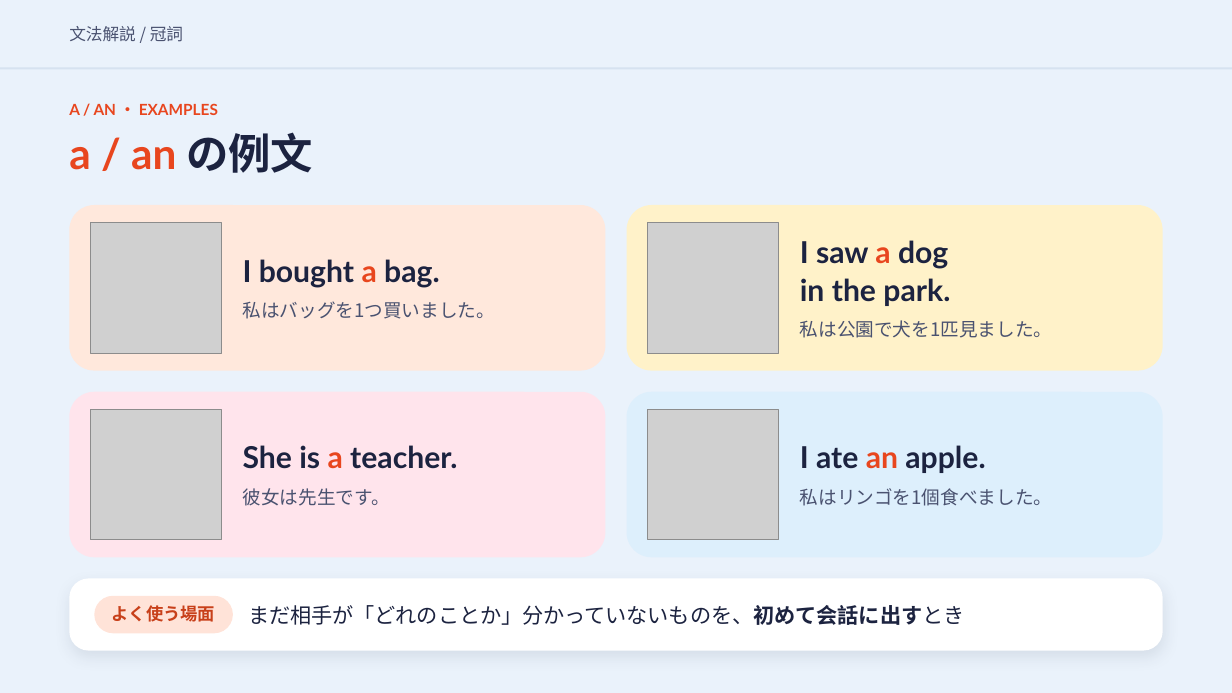
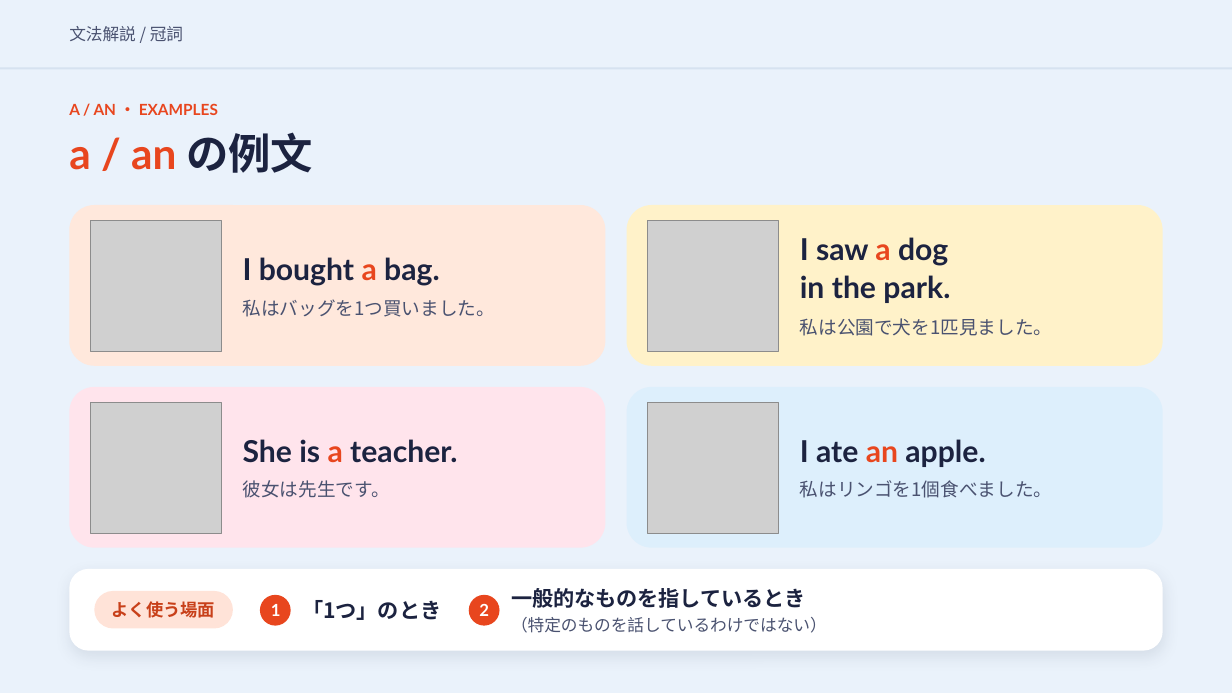
Before and after one commit to hinakajisaki-dev/hina-english, a slide deck: slide 5 of matome/a-the/a-the-slides.pptx. Drawn at 1232x693 pixels with LibreOffice and Linux fonts; fonts in the diff are those of the drawing; grey boxes stand for pictures. Boxes give left, top, right and bottom in pixels: in the first picture for what was removed or moved away, otherwise in the second. Text is boxed around its words. In the diff, an @@ line names an element or a change of style, - is before the commit and + after.

```diff
--- a/matome/a-the/a-the-slides.pptx
+++ b/matome/a-the/a-the-slides.pptx
@@ rounded rectangle resized from (x1=69, y1=205, x2=605, y2=371) to (x1=69, y1=205, x2=605, y2=366) @@
@@ rounded rectangle resized from (x1=627, y1=205, x2=1163, y2=371) to (x1=627, y1=205, x2=1163, y2=366) @@
@@ rounded rectangle resized from (x1=69, y1=392, x2=605, y2=557) to (x1=69, y1=387, x2=605, y2=548) @@
@@ proportions changed in 5 elements at (x1=69, y1=205, x2=605, y2=366), (x1=627, y1=205, x2=1163, y2=366), (x1=69, y1=569, x2=1163, y2=652), (x1=69, y1=387, x2=605, y2=548), (x1=627, y1=387, x2=1163, y2=548) @@
@@ rounded rectangle resized from (x1=627, y1=392, x2=1163, y2=557) to (x1=627, y1=387, x2=1163, y2=548) @@
@@ rounded rectangle resized from (x1=69, y1=579, x2=1163, y2=651) to (x1=69, y1=569, x2=1163, y2=652) @@
@@ 5 texts, 2 pictures, 1 rounded rectangle moved together from (x1=91, y1=409, x2=1053, y2=634) to (x1=91, y1=402, x2=1053, y2=629) @@
@@ ellipse added at (x1=260, y1=595, x2=290, y2=626), fill #E8461E @@
@@ ellipse added at (x1=469, y1=595, x2=499, y2=626), fill #E8461E @@
@@ text added at (x1=511, y1=588, x2=806, y2=608), 16.5 pt, text #1C2340, bold @@
+一般的なものを指しているとき
@@ text removed at (x1=248, y1=605, x2=964, y2=625) @@
-まだ相手が「どれのことか」分かっていないものを、初めて会話に出すとき
@@ text added at (x1=271, y1=604, x2=281, y2=616), 13 pt, text #FFFFFF, bold @@
+1
@@ text added at (x1=302, y1=600, x2=441, y2=620), 16.5 pt, text #1C2340, bold @@
+「1つ」のとき
@@ text added at (x1=479, y1=604, x2=489, y2=616), 13 pt, text #FFFFFF, bold @@
+2
@@ text added at (x1=511, y1=617, x2=827, y2=633), 13 pt, text #4A5270 @@
+（特定のものを話しているわけではない）
```
Also in this commit, not shown: 9 other slides changed, 4 other files.
